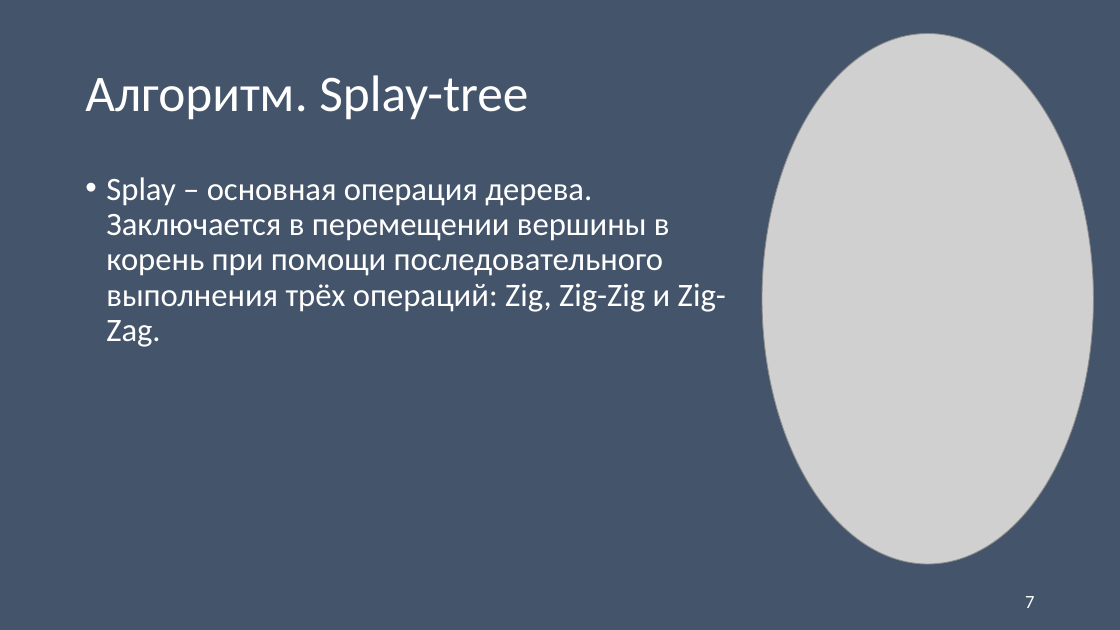
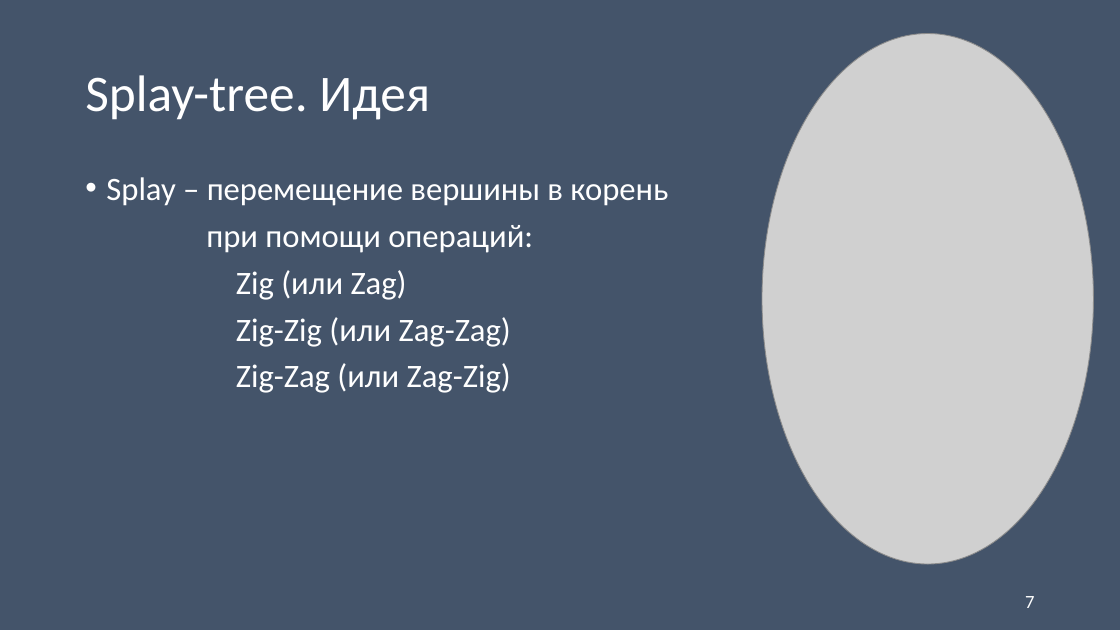
Before and after one commit to Koshkaallmaznaya/algorithms-AA-tree-Splay-tree, a slide deck: slide 7 of Документы/Б9121-09.03.03пикд_Панкратова_презентация.pptx. Drawn at 1120x630 pixels with LibreOffice and Linux fonts; fonts in the diff are those of the drawing; grey boxes stand for pictures. Boxes give left, top, right and bottom in pixels: in the first picture for what was removed or moved away, otherwise in the second. Text is boxed around its words. In the diff, an @@ line names an element or a change of style, - is before the commit and + after.

```diff
--- a/Документы/Б9121-09.03.03пикд_Панкратова_презентация.pptx
+++ b/Документы/Б9121-09.03.03пикд_Панкратова_презентация.pptx
@@ title at (85, 75, 430, 120): text changed @@
-Алгоритм. Splay-tree
+Splay-tree. Идея
@@ text at (106, 177, 668, 393): text changed @@
-• Splay – основная операция дерева. Заключается в перемещении вершины в корень при помощи последовательного выполнения трёх операций: Zig, Zig-Zig и Zig-Zag.
+• Splay – перемещение вершины в корень
+при помощи операций:
+Zig (или Zag)
+Zig-Zig (или Zag-Zag)
+Zig-Zag (или Zag-Zig)
```
Also in this commit, not shown: 9 other slides changed, 4 slides added, 2 slides removed, 4 other files.
